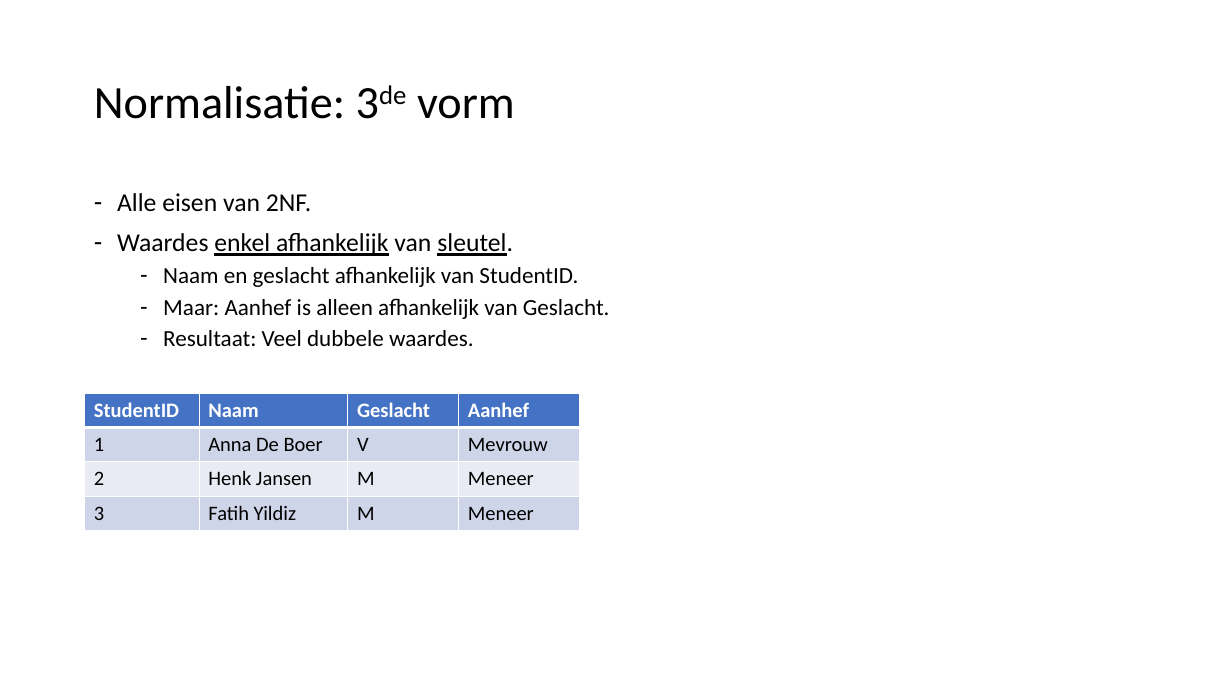
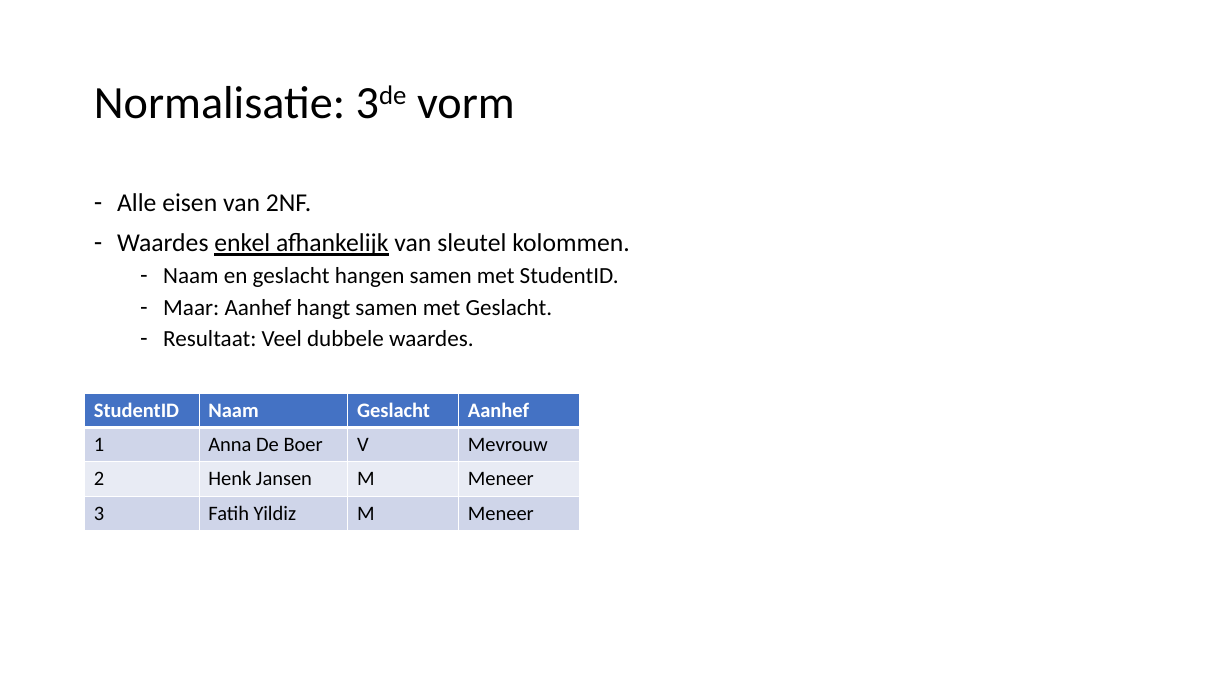
Before and after one commit to LFKoning/sql-cursus, a slide deck: slide 51 of sql_introductie.pptx. Drawn at 1232x693 pixels with LibreOffice and Linux fonts; fonts in the diff are those of the drawing. Boxes give left, top, right and bottom in pixels: in the first picture for what was removed or moved away, otherwise in the second. Text is boxed around its words. In the diff, an @@ line names an element or a change of style, - is before the commit and + after.

```diff
--- a/sql_introductie.pptx
+++ b/sql_introductie.pptx
@@ text at [117, 233, 630, 319]: text changed @@
-– Waardes enkel afhankelijk van sleutel.
-  – Naam en geslacht afhankelijk van StudentID.
-  – Maar: Aanhef is alleen afhankelijk van Geslacht.
+– Waardes enkel afhankelijk van sleutel kolommen.
+  – Naam en geslacht hangen samen met StudentID.
+  – Maar: Aanhef hangt samen met Geslacht.
```
Also in this commit, not shown: 27 other slides changed.
